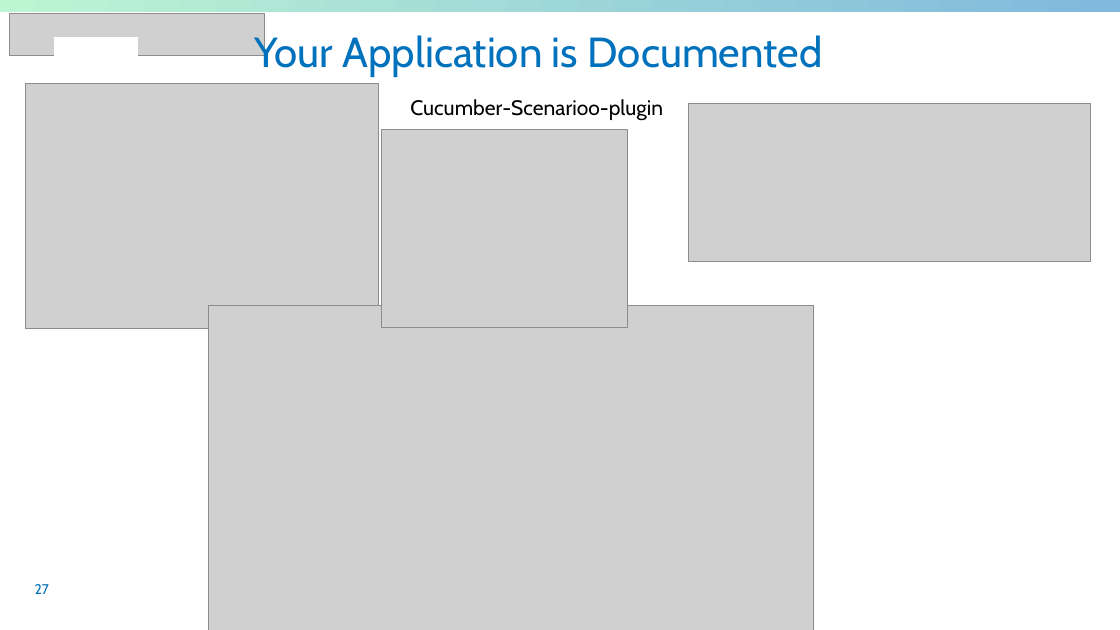
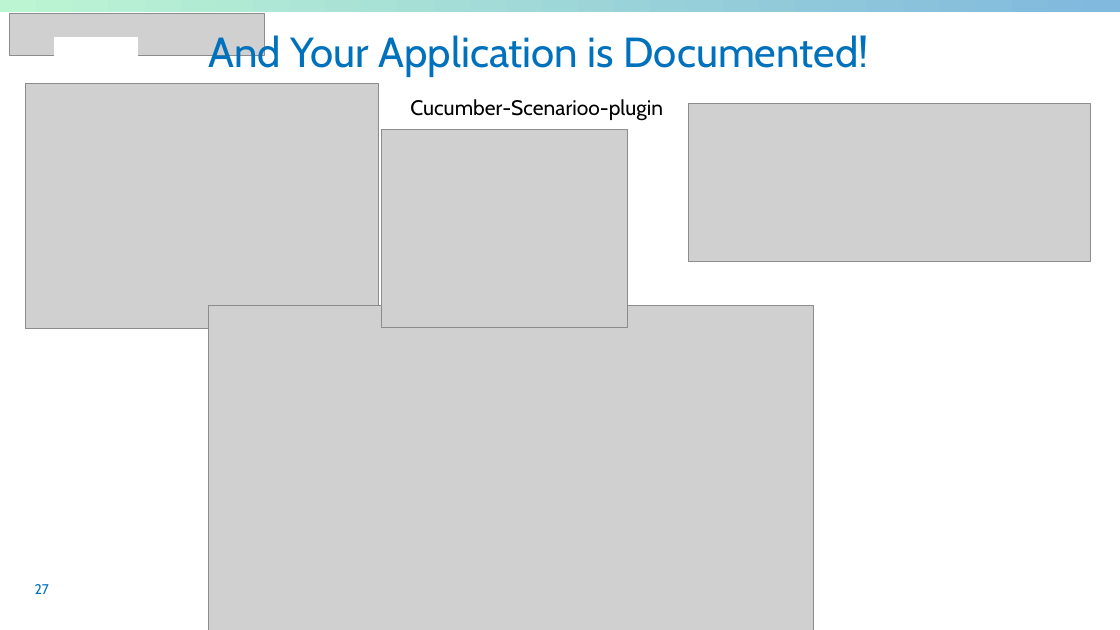
Before and after one commit to sableu/BDD4OQ, a slide deck: slide 27 of thesis/Presentation/FinalPresentation.pptx. Drawn at 1120x630 pixels with LibreOffice and Linux fonts; fonts in the diff are those of the drawing; grey boxes stand for pictures; background and template pictures are left out. Boxes give left, top, right and bottom in pixels: in the first picture for what was removed or moved away, otherwise in the second. Text is boxed around its words. In the diff, an @@ line names an element or a change of style, - is before the commit and + after.

```diff
--- a/thesis/Presentation/FinalPresentation.pptx
+++ b/thesis/Presentation/FinalPresentation.pptx
@@ title at [208,32,869,77]: text changed @@
-Your Application is Documented
+And Your Application is Documented!
```
Also in this commit, not shown: 3 other slides changed.
